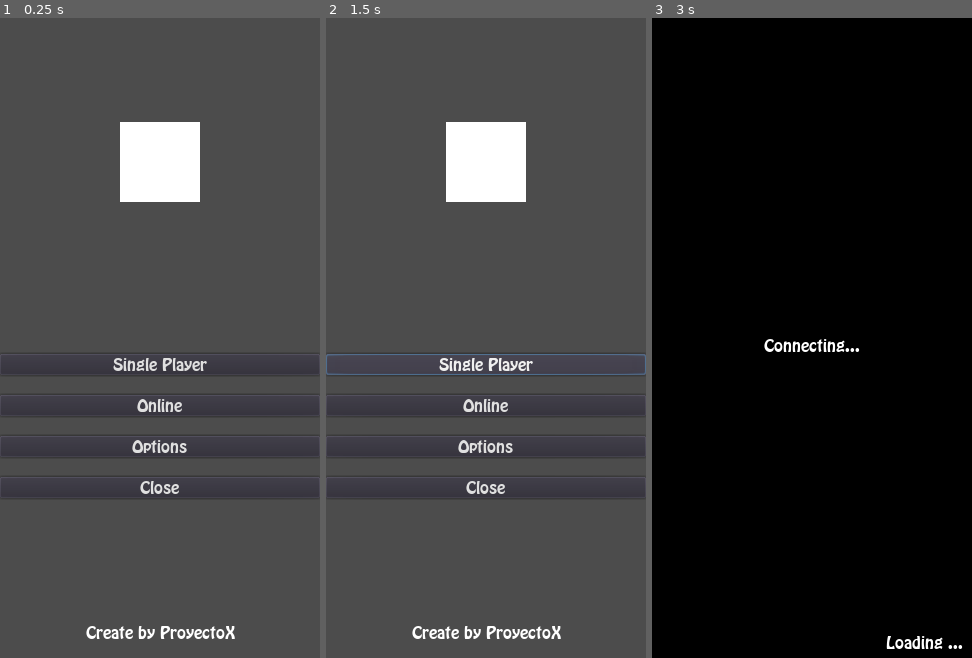
Above: before the commit, frames 1-3 (left to right).
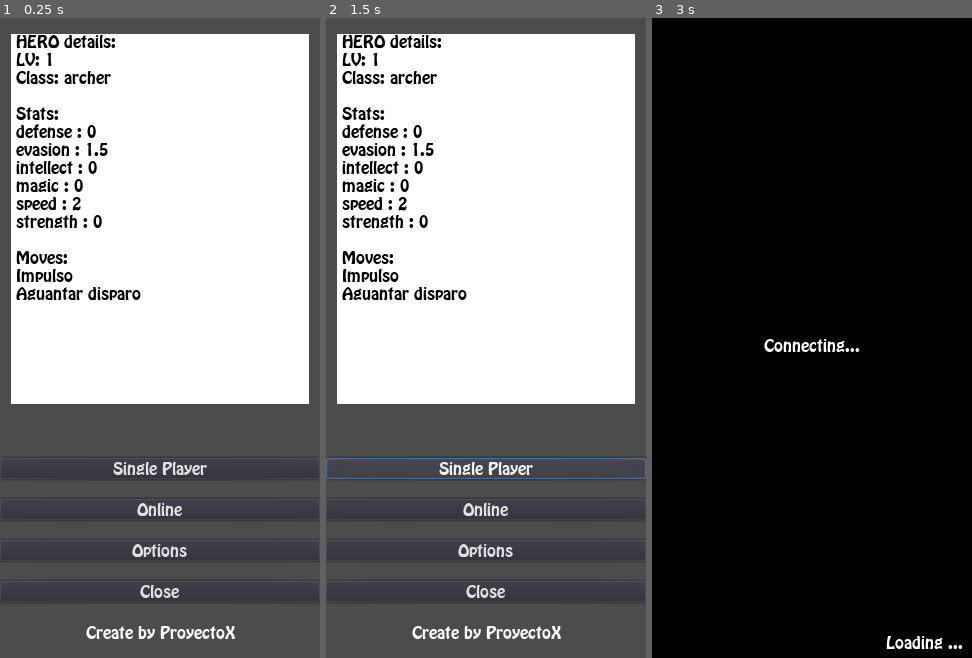
Above: after the commit, the same moments.

Repository: fresnohernandez99/socket-game
Game: Godot game, scene res://scenes/gui/MainMenu.tscn
Two runs of this game, one before a commit and one after it. Both use one fixed random seed, a clock stepped at 60 frames per second and the inputs below.
Inputs:
- Up to frame 1 (0.25 s): no input
- Up to frame 2 (1.5 s): click "Single Player" at 0.5 s; click "Single Player" at 1.25 s
- Up to frame 3 (3 s): click "Single Player" at 2 s; click "Online" at 2.75 s

The runs differ from the first frame. In frame 1, 52% of the frame differs, in the area x 0-100%, y 2-91%; in frame 2, 52%; in frame 3, nothing differs.

Commit message:
[UPD] - generating, saving and sending hero data to server

Diff:
--- a/project.godot
+++ b/project.godot
@@ -10,7 +10,7 @@
 
 [application]
 
-config/name="GGJ 2022"
+config/name="Multiplayer"
 run/main_scene="res://scenes/gui/MainMenu.tscn"
 config/icon="res://icon.png"
 
--- a/scenes/gui/MainMenu.gd
+++ b/scenes/gui/MainMenu.gd
@@ -1,5 +1,24 @@
 extends Node
 
+onready var descriptionLabel = $Control/ScrollContainer/VBoxContainer/DescriptionLabel
+
+func _ready():
+	descriptionLabel.text += Persistence.data.hero.name + " details:" + "\n"
+	descriptionLabel.text += "LV: " + str(Persistence.data.hero.level) + "\n"
+	descriptionLabel.text += "Class: " + Persistence.data.hero.charClass.name + "\n\n"
+
+
+	descriptionLabel.text += "Stats: " + "\n"
+	var stats = Persistence.data.hero.stats
+	for i in range(stats.size()):
+		descriptionLabel.text += stats[i].name + " : " + str(stats[i].value) + "\n"
+
+	descriptionLabel.text += "\nMoves: " + "\n"
+
+	var moves = Persistence.data.hero.moves
+	for i in range(moves.size()):
+		descriptionLabel.text += Persistence.heroHandler.getMoveName(moves[i].id, Persistence.data.hero.charClass.name) + "\n"
+	#print(moveNames.getMoveName(classHandler, moveHandler, hero.charClass.name, hero.moves[i].id))
 
 
 func _on_MultiPlayerBtn_pressed():
--- a/scenes/gui/MainMenu.tscn
+++ b/scenes/gui/MainMenu.tscn
@@ -11,36 +11,59 @@
 
 [node name="ColorRect" type="ColorRect" parent="Control"]
 anchor_left = 0.5
-anchor_top = 0.5
 anchor_right = 0.5
-anchor_bottom = 0.5
-margin_left = -40.0
-margin_top = -216.0
-margin_right = 40.0
-margin_bottom = -136.0
+margin_left = -149.0
+margin_top = 16.0
+margin_right = 149.0
+margin_bottom = 386.0
+
+[node name="ScrollContainer" type="ScrollContainer" parent="Control"]
+anchor_right = 1.0
+anchor_bottom = 1.0
+margin_left = 16.0
+margin_top = 16.0
+margin_right = -15.0
+margin_bottom = -254.0
+rect_min_size = Vector2( 289, 370 )
+scroll_horizontal_enabled = false
+
+[node name="VBoxContainer" type="VBoxContainer" parent="Control/ScrollContainer"]
+margin_right = 289.0
+margin_bottom = 370.0
+rect_min_size = Vector2( 289, 370 )
+
+[node name="DescriptionLabel" type="Label" parent="Control/ScrollContainer/VBoxContainer"]
+margin_right = 289.0
+margin_bottom = 15.0
+grow_horizontal = 0
+grow_vertical = 0
+rect_min_size = Vector2( 280, 0 )
+custom_colors/font_color = Color( 0, 0, 0, 1 )
+valign = 3
+autowrap = true
 
 [node name="SinglePlayerBtn" type="Button" parent="Control"]
-margin_top = 336.0
+margin_top = 440.0
 margin_right = 320.0
-margin_bottom = 357.0
+margin_bottom = 461.0
 text = "Single Player"
 
 [node name="MultiPlayerBtn" type="Button" parent="Control"]
-margin_top = 377.0
+margin_top = 481.0
 margin_right = 320.0
-margin_bottom = 398.0
+margin_bottom = 502.0
 text = "Online"
 
 [node name="OptionsBtn" type="Button" parent="Control"]
-margin_top = 418.0
+margin_top = 522.0
 margin_right = 320.0
-margin_bottom = 439.0
+margin_bottom = 543.0
 text = "Options"
 
 [node name="ExitBtn" type="Button" parent="Control"]
-margin_top = 459.0
+margin_top = 563.0
 margin_right = 320.0
-margin_bottom = 480.0
+margin_bottom = 584.0
 text = "Close"
 
 [node name="Label" type="Label" parent="Control"]
--- a/scripts/engine/HeroHandler.gd
+++ b/scripts/engine/HeroHandler.gd
@@ -6,13 +6,13 @@
 const InitialEquipments = preload("res://scripts/engine/InitialEquipments.gd")
 const MoveNames = preload("res://scripts/engine/MoveNames.gd")
 
+var classHandler = ClassHandler.new()
+var moveHandler = MoveHandler.new()
+var moveNames = MoveNames.new()
+var initialEquipments = InitialEquipments.new()
+
 func generateInitialHero():
 	var heroId = uuid_util.v4()
-
-	var classHandler = ClassHandler.new()
-	var moveHandler = MoveHandler.new()
-	var moveNames = MoveNames.new()
-	var initialEquipments = InitialEquipments.new()
 
 	var charClass = classHandler.getRandomClass()
 
@@ -29,6 +29,9 @@
 	var hero = {
 		"id": heroId,
 		"playerId": "",
+		"position": -1,
+		"type": "hero",
+		"name": "HERO",
 		"level": 1,
 		"experience": 0,
 		"nextLevelOn": 100,
@@ -41,10 +44,10 @@
 
 	hero.moves = moveHandler.generateInitialMoves(classHandler, hero)
 
-	#print(JSON.print(hero))
+	return hero
 
-	#for i in range(hero.moves.size()):
-		#print(moveNames.getMoveName(classHandler, moveHandler, hero.charClass.name, hero.moves[i].id))
+func getMoveName(moveId, charClassName):
+	return moveNames.getMoveName(classHandler, moveHandler, charClassName, moveId)
 
 func setMultiplayerId():
 	Persistence.data.hero.playerId = Session.playerId
--- a/scripts/persistense/Persistence.gd
+++ b/scripts/persistense/Persistence.gd
@@ -9,6 +9,7 @@
 var is_loaded = false
 
 var data = {}
+var heroHandler = HeroHandler.new()
 
 func _ready():
 	var file = File.new()
@@ -16,10 +17,12 @@
 	if file.file_exists(PATH):
 		load_data()
 	else:
-		var heroHandler = HeroHandler.new()
-		heroHandler.generateInitialHero()
-		#save_data()
-		#load_data()
+		var myHero = heroHandler.generateInitialHero()
+
+		data.hero = myHero
+
+		save_data()
+		load_data()
 
 func save_data():
 	var file = File.new()
--- a/scripts/socket/SocketManager.gd
+++ b/scripts/socket/SocketManager.gd
@@ -250,7 +250,11 @@
 	_send(INTENT_UPLOAD_INFO, {
 		"playerInfo": {
 			"name": Session.playerName,
-			"playerId": Session.playerId
+			"playerId": Session.playerId,
+			"handDeck": {
+				"name": "hand-deck",
+				"items": [Persistence.data.hero]
+			}
 		}
 	})
 
